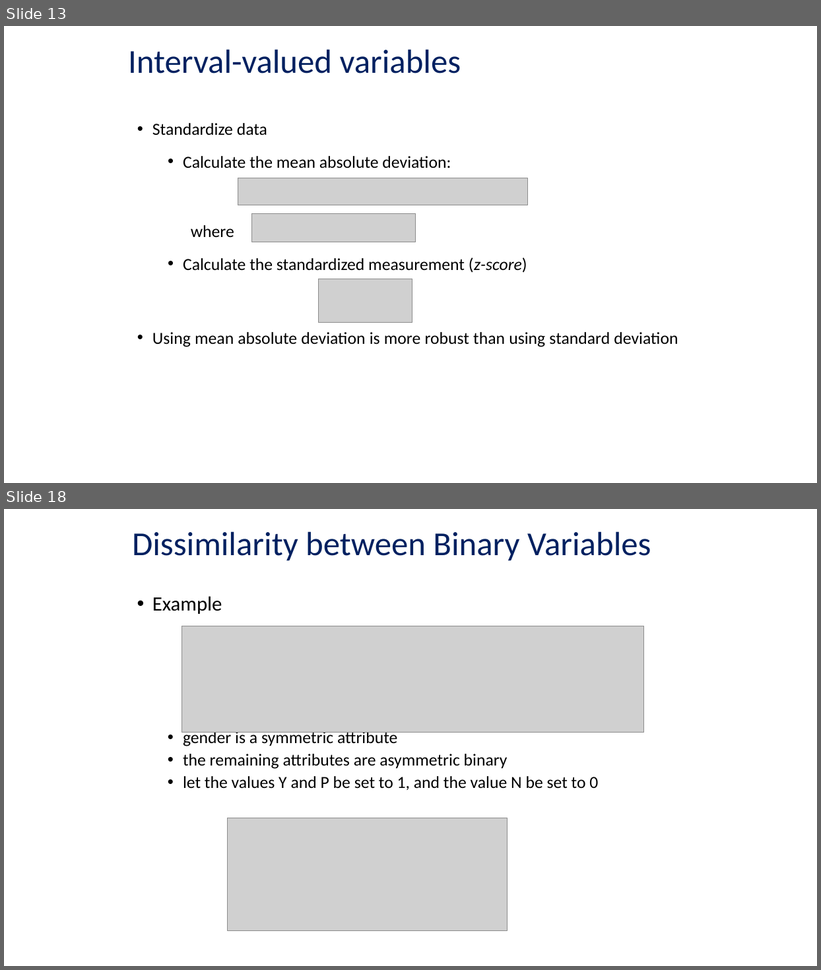
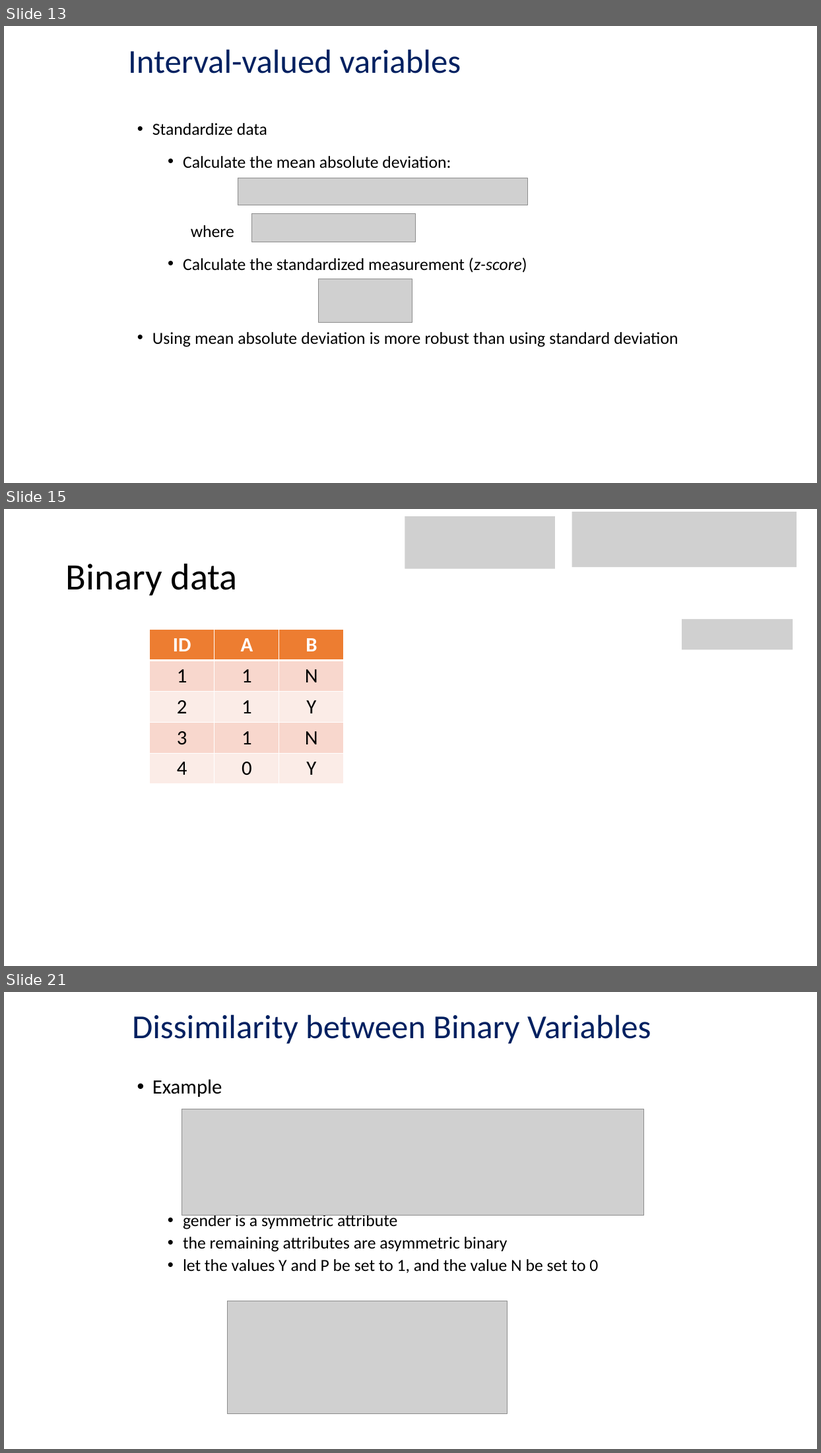
Before and after one commit to mathphysmx/teaching-ml, a slide deck: slides/05_ML_DataTypes.pptx. Shown one above the other, each under a label of ours: slides 13 and 18 before the commit, slides 13, 15 and 21 after it; the slides between them are not shown. The pictures are 821x970 and 821x1453 pixels, drawn with LibreOffice and Linux fonts; fonts in the diff are those of the drawing; grey boxes stand for pictures. Boxes give left, top, right and bottom in pixels: in the first picture for what was removed or moved away, otherwise in the second. Text is boxed around its words. In the diff, an @@ line names an element or a change of style, - is before the commit and + after.

```diff
--- a/slides/05_ML_DataTypes.pptx
+++ b/slides/05_ML_DataTypes.pptx
@@ slide 15 added at box(4, 509, 817, 966), background #FFFFFF @@
@@ picture added at box(405, 516, 555, 569) @@
@@ picture added at box(572, 512, 797, 568) @@
@@ title added at box(66, 563, 237, 595), 44 pt, text #000000 @@
+Binary data
@@ picture added at box(682, 619, 793, 650) @@
@@ table added at box(150, 630, 344, 782), 5 rows, 3 columns @@
+ID | A | B
+1 | 1 | N
+2 | 1 | Y
+3 | 1 | N
+4 | 0 | Y
@@ what was slide 18 is now slide 21 @@
```
Also in this commit, not shown: 6 slides changed, 3 other slides added, 12 other files.
